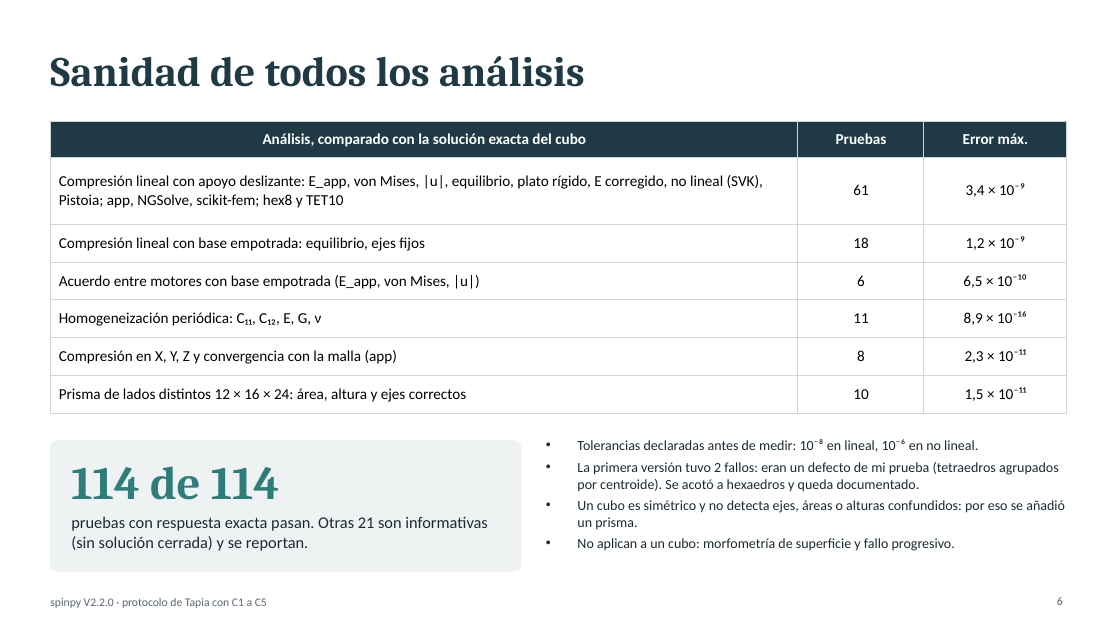
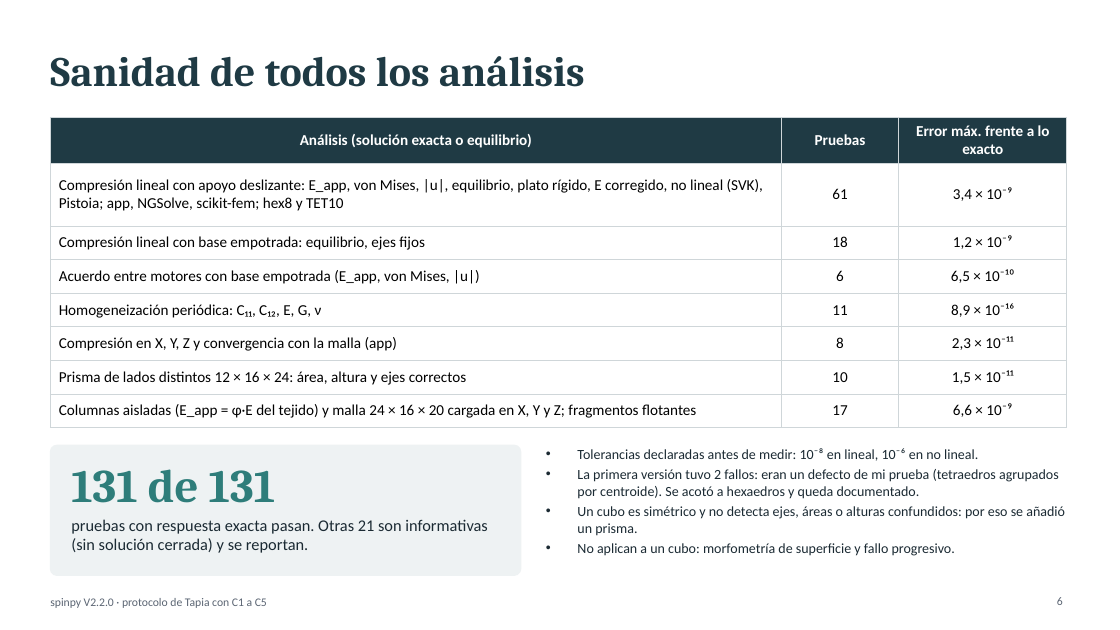
Before and after one commit to cgt1989/spinpy, a slide deck: slide 6 of comparativa_motores/tapia_c1_c5/Tapia_C1_C5.pptx. Drawn at 1120x630 pixels with LibreOffice and Linux fonts; fonts in the diff are those of the drawing. Boxes give left, top, right and bottom in pixels: in the first picture for what was removed or moved away, otherwise in the second. Text is boxed around its words. In the diff, an @@ line names an element or a change of style, - is before the commit and + after.

```diff
--- a/comparativa_motores/tapia_c1_c5/Tapia_C1_C5.pptx
+++ b/comparativa_motores/tapia_c1_c5/Tapia_C1_C5.pptx
@@ table at <box>50,118,1067,422</box> @@
-row 1, column 1: Análisis, comparado con la solución exacta del cubo
+row 1, column 1: Análisis (solución exacta o equilibrio)
-row 1, column 3: Error máx.
+row 1, column 3: Error máx. frente a lo exacto
+row 8: Columnas aisladas (E_app = φ·E del tejido) y malla 24 × 16 × 20 cargada en X, Y y Z; fragmentos flotantes | 17 | 6,6 × 10⁻⁹
@@ table: place and size @@
-table at <box>50,122,1067,406</box>
+table at <box>50,118,1067,422</box>
@@ rounded rectangle: place and size @@
-rounded rectangle at <box>50,441,521,571</box>
+rounded rectangle at <box>50,445,521,576</box>
@@ text "Tolerancias declaradas antes de medir: ...": place and size @@
-text "Tolerancias declaradas antes de medir: ..." at <box>577,439,1065,551</box>
+text "Tolerancias declaradas antes de medir: ..." at <box>577,448,1065,556</box>
@@ text "Tolerancias declaradas antes de medir: ..." at <box>577,448,1065,556</box>: less space between paragraphs @@
@@ text at <box>71,469,275,503</box>: text changed @@
-114 de 114
+131 de 131
```
Also in this commit, not shown: 11 other slides changed, 2 slides added, 7 other files.
